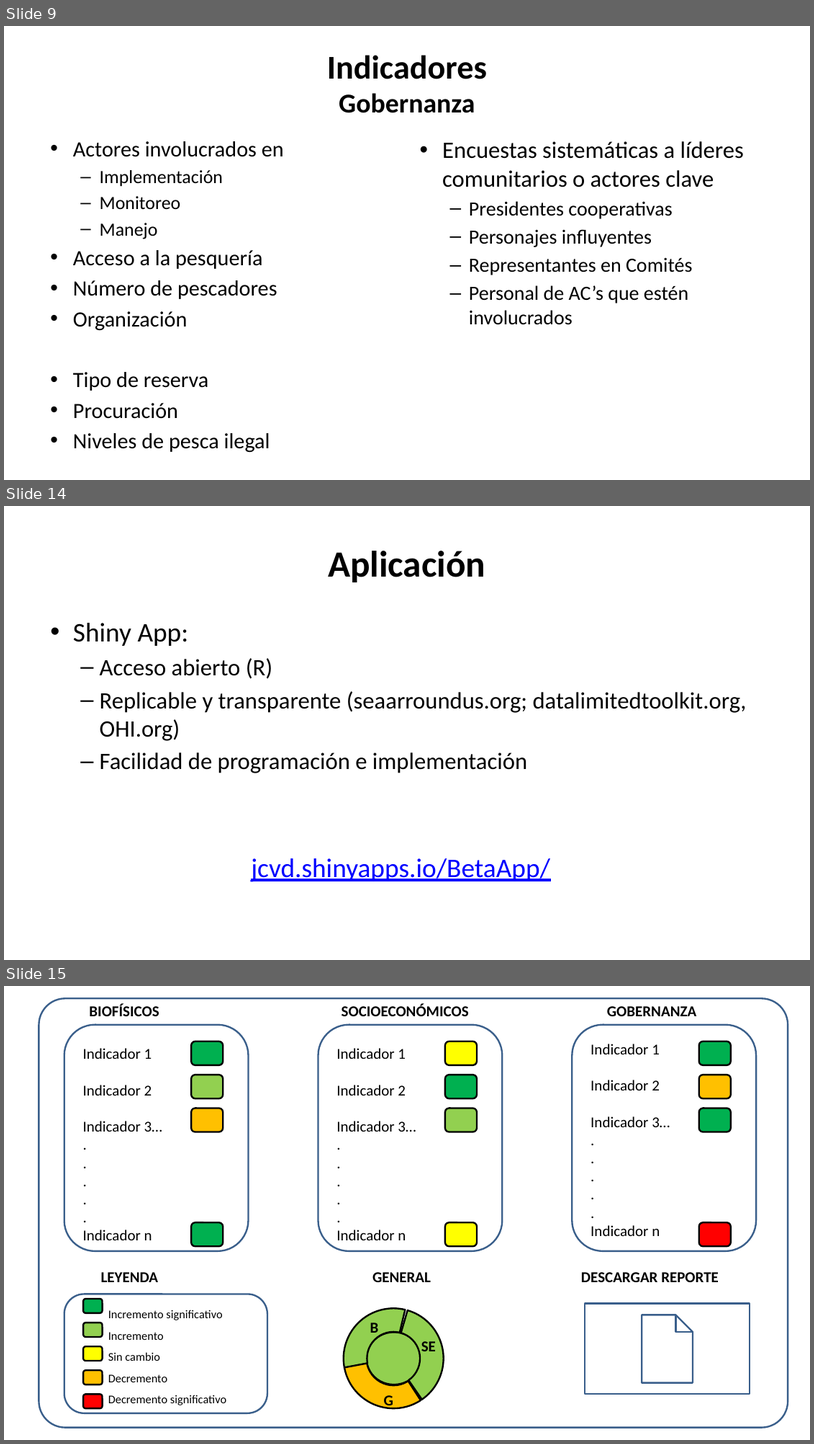
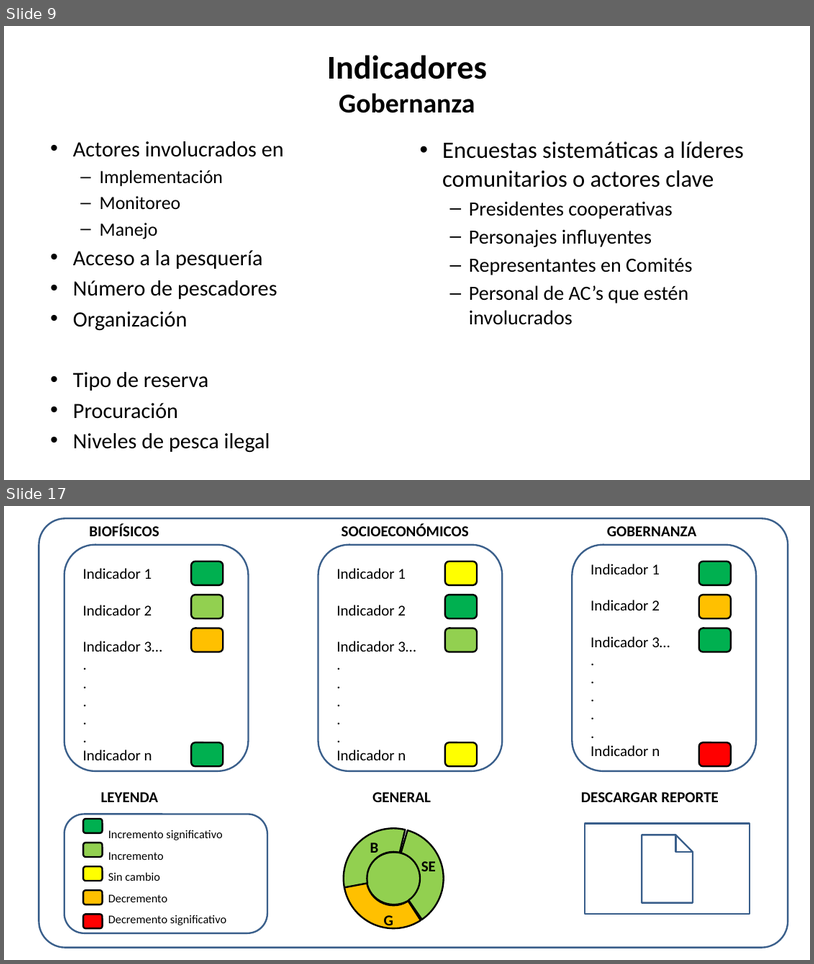
Before and after one commit to turfeffect/Docs, a slide deck: Presentations/Workshop in Mexico/Mexico Workshop.pptx. Shown one above the other, each under a label of ours: slides 9, 14 and 15 before the commit, slides 9 and 17 after it; the slides between them are not shown. The pictures are 814x1444 and 814x964 pixels, drawn with LibreOffice and Linux fonts; fonts in the diff are those of the drawing. Boxes give left, top, right and bottom in pixels: in the first picture for what was removed or moved away, otherwise in the second. Text is boxed around its words. In the diff, an @@ line names an element or a change of style, - is before the commit and + after.

```diff
--- a/Presentations/Workshop in Mexico/Mexico Workshop.pptx
+++ b/Presentations/Workshop in Mexico/Mexico Workshop.pptx
@@ slide 14 removed at (4, 506, 810, 960), background #FFFFFF @@
@@ title removed at (328, 551, 486, 582) @@
-Aplicación
@@ text removed at (73, 623, 747, 773) @@
-• Shiny App:
-  – Acceso abierto (R)
-  – Replicable y transparente (seaarroundus.org; datalimitedtoolkit.org, OHI.org)
-  – Facilidad de programación e implementación
@@ text removed at (251, 858, 550, 882) @@
-jcvd.shinyapps.io/BetaApp/
@@ what was slide 15 is now slide 17 @@
```
Also in this commit, not shown: 5 slides changed, 8 other slides removed, 31 other files.
